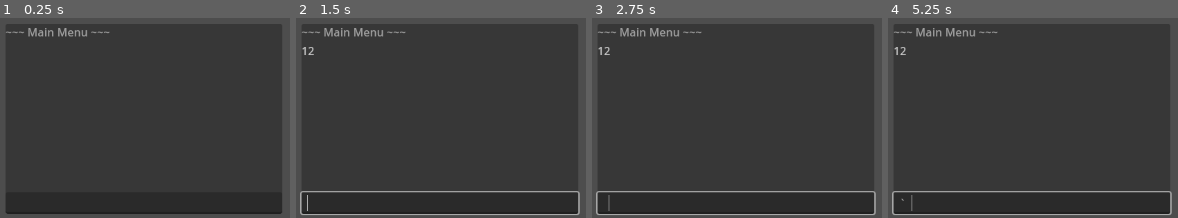
Above: before the commit, frames 1-4 (left to right).
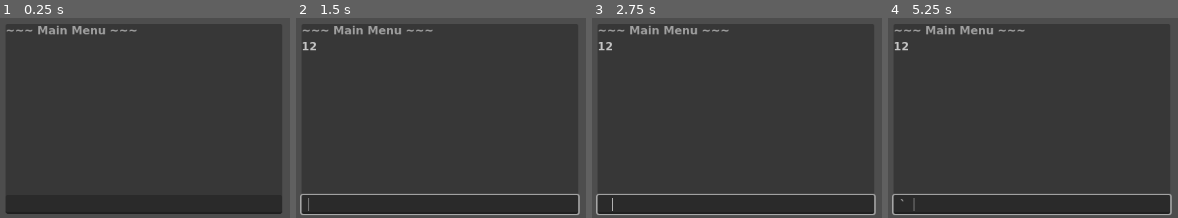
Above: after the commit, the same moments.

Repository: Endermandels/ForrestDwellers2
Game: Godot game, scene res://scenes/main_menu.tscn
Same seed, same stepped clock (60 frames per second), same inputs: the game is played once before the commit and once after it.
Inputs (mouse positions are in pixels of both pictures, inside the frame that each line leads up to):
- Up to frame 1 (0.25 s): no input
- Up to frame 2 (1.5 s): click (441, 204) at 0.52 s; type "12" at 0.6 s; tap Enter at 1.25 s; tap Space (select) at 1.35 s
- Up to frame 3 (2.75 s): tap Space (select) at 2, 2.1 s
- Up to frame 4 (5.25 s): tap Enter at 2.75, 4.25 s; tap Space (select) at 2.85, 3.5, 3.6, 4.35, 5, 5.1 s; tap ` (console) at 4.9 s

The runs differ from the first frame. In frame 1, 0.9% of the frame differs, in the area x 2-48%, y 4-10%; in frame 2, 2.6%; in frame 3, 2.6%; in frame 4, 2.6%, in the area x 1-98%, y 4-97%.

Commit message:
Add stats command to Battle scene Console, change default font to monospsace

Diff:
--- /dev/null
+++ b/assets/fonts/console_font.tres
@@ -0,0 +1,5 @@
+[gd_resource type="SystemFont" format=3 uid="uid://b8vmmaso7gt3x"]
+
+[resource]
+font_names = PackedStringArray("Monospace")
+font_weight = 800
--- a/project.godot
+++ b/project.godot
@@ -29,6 +29,10 @@
 gdscript/warnings/narrowing_conversion=0
 gdscript/warnings/native_method_override=0
 
+[gui]
+
+theme/custom_font="uid://b8vmmaso7gt3x"
+
 [input]
 
 select={
--- a/resources/units/player.tres
+++ b/resources/units/player.tres
@@ -8,7 +8,7 @@
 name_id = "Player"
 is_enemy = false
 base_hp = 20
-base_atk = 1
+base_atk = 2
 base_mp = 2
 itm = 4
 metadata/_custom_type_script = "uid://rjnstbmhir1t"
--- a/resources/units/wolf.tres
+++ b/resources/units/wolf.tres
@@ -6,8 +6,8 @@
 [resource]
 script = ExtResource("1_7lw6w")
 name_id = "Wolf"
-base_hp = 2
-base_atk = 2
+base_hp = 15
+base_atk = 5
 base_spd = 2
 base_mp = 1
 itm = 1
--- a/scripts/resources/unit_resource.gd
+++ b/scripts/resources/unit_resource.gd
@@ -6,9 +6,9 @@
 @export var blocks_backline: bool = true ## Whether this unit blocks backline units from attacking
 @export var attack_target_rule: Constants.TargetRule = Constants.TargetRule.OPPONENT_ACROSS ## TargetRule for choosing defenders of this unit's attack
 @export_group("Base Stats")
-@export_range(0, 30) var base_hp: int = 1
-@export_range(0, 10) var base_atk: int = 0
-@export_range(0, 10) var base_arm: int = 0
+@export_range(0, 100) var base_hp: int = 1
+@export_range(0, 50) var base_atk: int = 0
+@export_range(0, 150) var base_arm: int = 0
 @export_range(0, 10) var base_spd: int = 0
 @export_range(0, 10) var base_mp: int = 0
 @export_range(0, 10) var itm: int = 0 ## How many items this unit can carry
--- a/scripts/scenes/battle.gd
+++ b/scripts/scenes/battle.gd
@@ -12,8 +12,20 @@
 	"clear": ["clear"],						# Clear the Console
 	"battlefield": ["battlefield", "bf"],	# Print the current state of the battlefield
 	"auto": ["auto", "a"],					# Toggle auto step in the Console
-	"speed": ["speed", "spd"]				# Change the auto step period (param1 = period)
+	"speed": ["speed", "spd"],				# Change the auto step period (param1 = period)
+	"stats": ["stats", "st"]				# Check the stats of a unit (param1 = row, param2 = col)
 }
+
+func print_unit_stats(row: int, col: int) -> void:
+	var unit: UnitRuntime = battlefield_handler.battlefield[Helper.get_pos(row, col)]
+	if unit:
+		Console.print_line("=> %s" % unit.name_id)
+		Console.print_line("=> HP:    %d/%d"  % [unit.hp, unit.base_hp])
+		Console.print_line("=> ATK:   %d/%d" % [unit.atk, unit.base_atk])
+		Console.print_line("=> ARM:   %d/%d" % [unit.arm, unit.base_arm])
+		Console.print_line("=> SPD:   %d/%d" % [unit.spd, unit.base_spd])
+		Console.print_line("=> MP:    %d/%d"  % [unit.mp, unit.base_mp])
+		Console.print_line("=> ITM:   %d/%d" % [0, unit.itm])
 
 func _ready() -> void:
 	auto_step_timer.timeout.connect(battle_handler.step)
@@ -49,11 +61,17 @@
 			else:
 				auto_step_timer.stop()
 		elif command in COMMANDS.speed:
-			if command_prms.size() > 1:
+			if command_prms.size() > 1 and command_prms[1].is_valid_float():
 				auto_step_timer.wait_time = float(command_prms[1])
 			else:
 				push_warning("! Specify auto step period as a float")
 				Console.print_line("! Specify auto step period as a float", Color.RED)
+		elif command in COMMANDS.stats:
+			if command_prms.size() > 2 and command_prms[1].is_valid_int() and command_prms[2].is_valid_int():
+				print_unit_stats(int(command_prms[1]), int(command_prms[2]))
+			else:
+				push_warning("! Specify unit row and col")
+				Console.print_line("! Specify unit row and col", Color.RED)
 		else:
 			push_warning("! Invalid command: '%s'" % command)
 			Console.print_line("! Invalid command: '%s'" % command, Color.RED)
